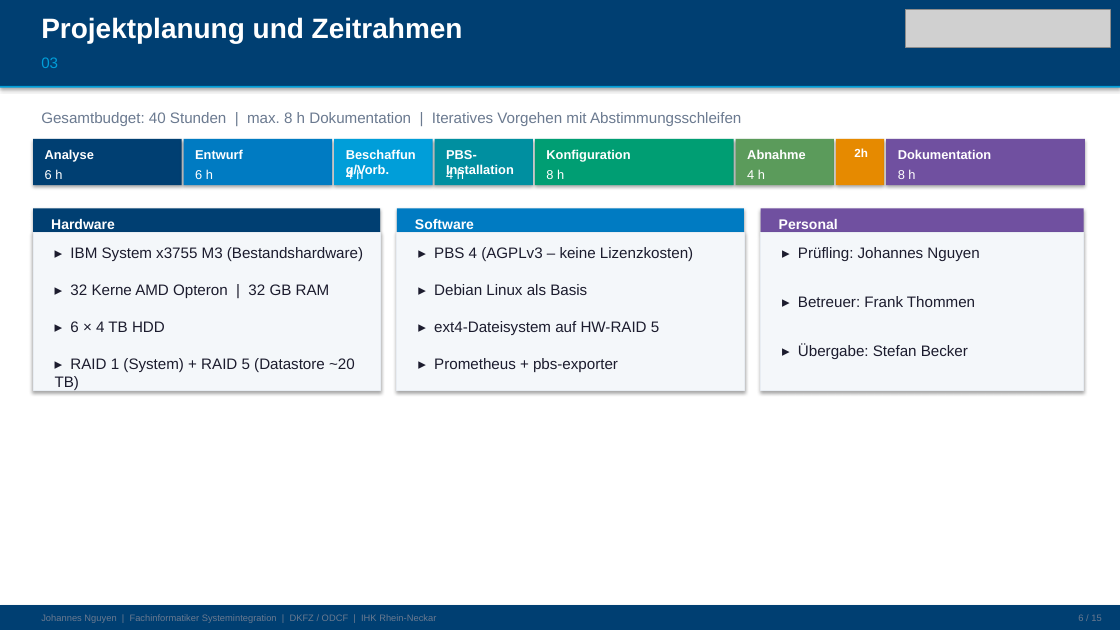
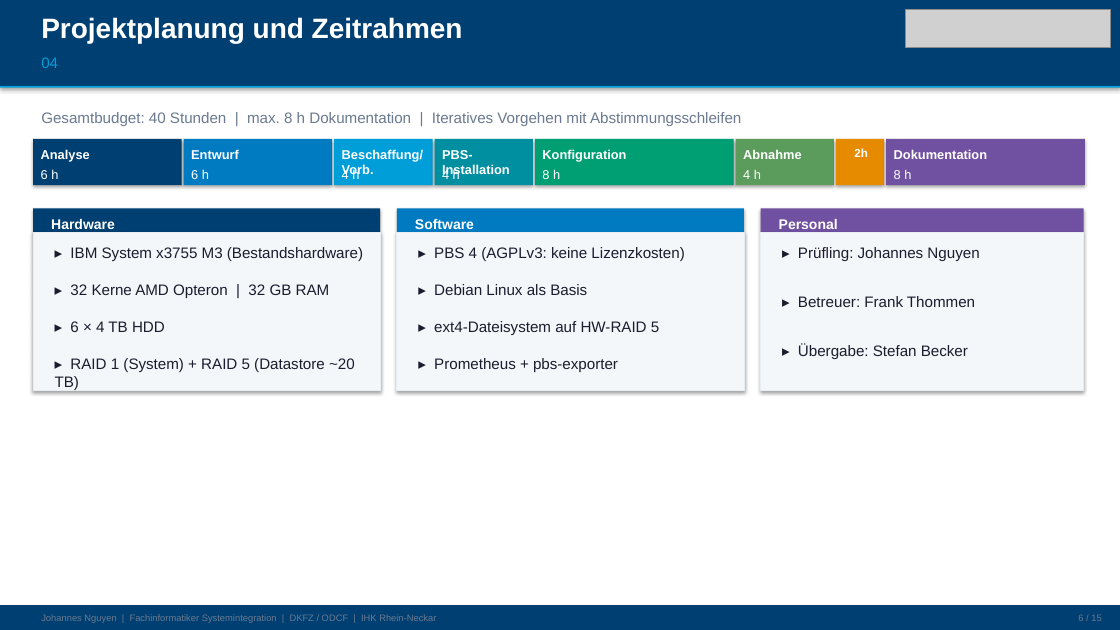
Before and after one commit to j551n-ncloud/doku, a slide deck: slide 6 of Praesentaion_Nguyen_Johannes.pptx. Drawn at 1120x630 pixels with LibreOffice and Linux fonts; fonts in the diff are those of the drawing; grey boxes stand for pictures. Boxes give left, top, right and bottom in pixels: in the first picture for what was removed or moved away, otherwise in the second. Text is boxed around its words. In the diff, an @@ line names an element or a change of style, - is before the commit and + after.

```diff
--- a/Praesentaion_Nguyen_Johannes.pptx
+++ b/Praesentaion_Nguyen_Johannes.pptx
@@ text at [41,57,58,68]: text changed @@
-03
+04
@@ 14 texts: place and size @@
-14 texts at [45,149,991,182]
+14 texts at [41,149,987,182]
@@ text at [434,247,684,261]: text changed @@
-▸ PBS 4 (AGPLv3 – keine Lizenzkosten)
+▸ PBS 4 (AGPLv3: keine Lizenzkosten)
```
Also in this commit, not shown: 13 other slides changed.
